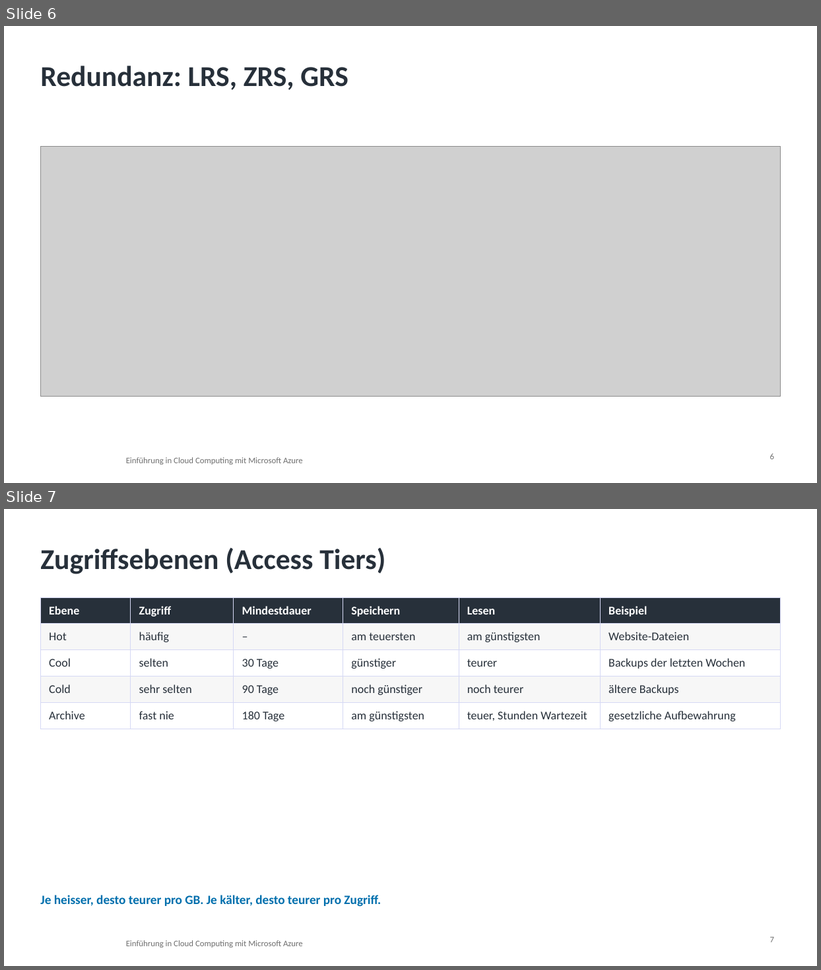
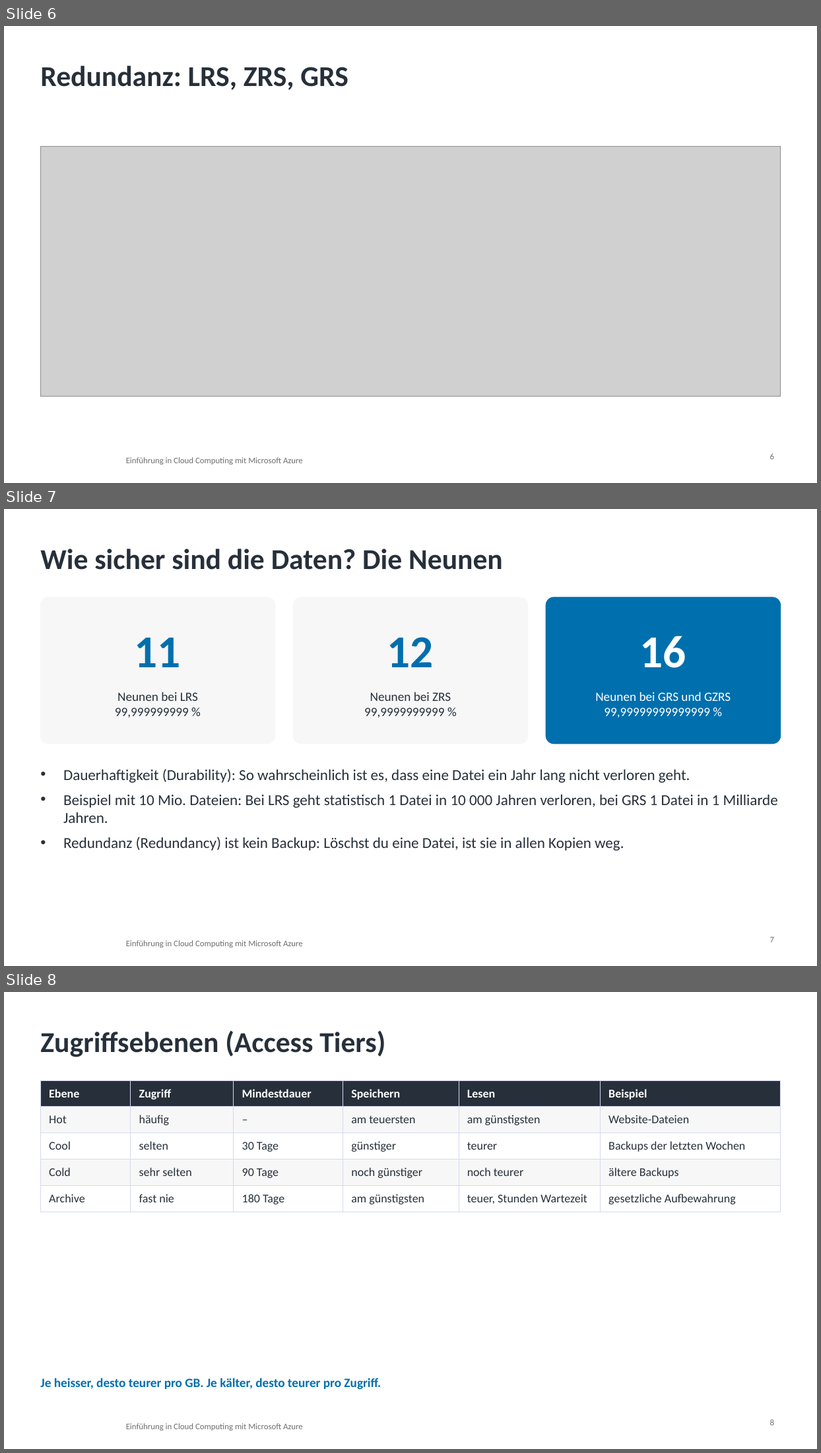
Before and after one commit to pat-teacher/azure-basics-training, a slide deck: praesentationen/input-05-azure-storage.pptx. Shown one above the other, each under a label of ours: slides 6 and 7 before the commit, slides 6, 7 and 8 after it. The pictures are 821x970 and 821x1453 pixels, drawn with LibreOffice and Linux fonts; fonts in the diff are those of the drawing; grey boxes stand for pictures; background and template pictures are left out. Boxes give left, top, right and bottom in pixels: in the first picture for what was removed or moved away, otherwise in the second. Text is boxed around its words. In the diff, an @@ line names an element or a change of style, - is before the commit and + after.

Commit message:
Enhance Azure Storage content: update redundancy details with durability statistics, clarify data loss risks, and improve presentation materials with new diagrams and explanations.

```diff
--- a/praesentationen/input-05-azure-storage.pptx
+++ b/praesentationen/input-05-azure-storage.pptx
@@ slide 7 added at (4,509,817,966), background #FFFFFF; not listed: 1 template element that a slide beside it also shows @@
@@ title added at (40,549,503,570), 34 pt, text #27303A, bold @@
+Wie sicher sind die Daten? Die Neunen
@@ rounded rectangle added at (40,597,275,744), fill #F7F7F7, outline #F7F7F7 1 pt @@
@@ rounded rectangle added at (293,597,527,744), fill #F7F7F7, outline #F7F7F7 1 pt @@
@@ rounded rectangle added at (547,597,781,744), fill #006FAD, outline #006FAD 1 pt @@
@@ text added at (135,638,181,667), 54 pt, text #006FAD, bold @@
+11
@@ text added at (387,637,434,667), 54 pt, text #006FAD, bold @@
+12
@@ text added at (640,636,686,668), 54 pt, text #FFFFFF, bold @@
+16
@@ text added at (115,692,198,718), 15 pt, text #27303A @@
+Neunen bei LRS
+99,999999999 %
@@ text added at (364,692,451,718), 15 pt, text #27303A @@
+Neunen bei ZRS
+99,9999999999 %
@@ text added at (595,692,731,718), 15 pt, text #FFFFFF @@
+Neunen bei GRS und GZRS
+99,99999999999999 %
@@ text added at (63,769,778,851), 18 pt, text #27303A @@
+• Dauerhaftigkeit (Durability): So wahrscheinlich ist es, dass eine Datei ein Jahr lang nicht verloren geht.
+• Beispiel mit 10 Mio. Dateien: Bei LRS geht statistisch 1 Datei in 10 000 Jahren verloren, bei GRS 1 Datei in 1 Milliarde Jahren.
+• Redundanz (Redundancy) ist kein Backup: Löschst du eine Datei, ist sie in allen Kopien weg.
@@ page number added at (770,937,774,943), 10 pt, text #6F6F6F @@
+7
@@ what was slide 7 is now slide 8 @@
@@ page number at (770,1420,774,1426): text changed @@
-7
+8
```
Also in this commit, not shown: 4 other files.
